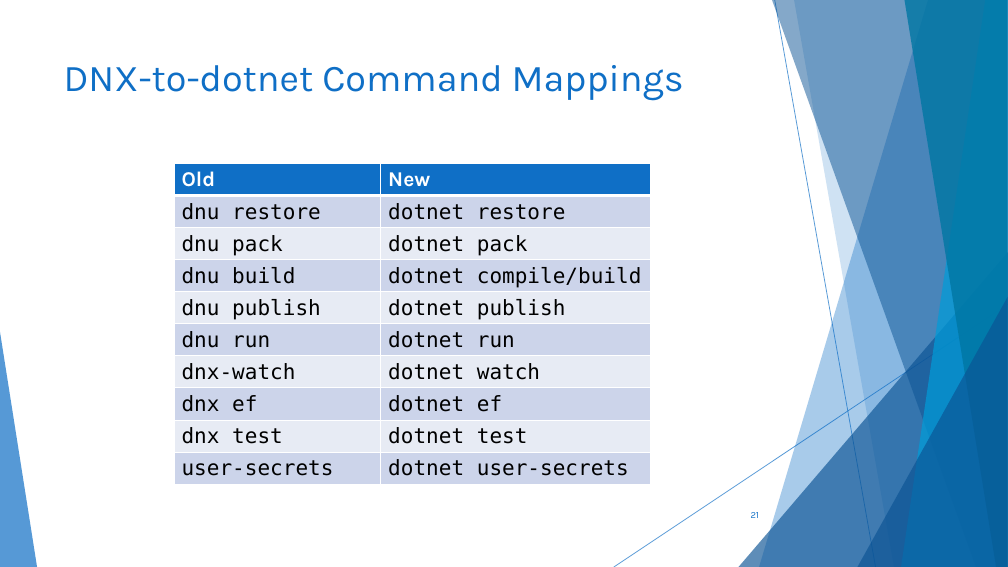
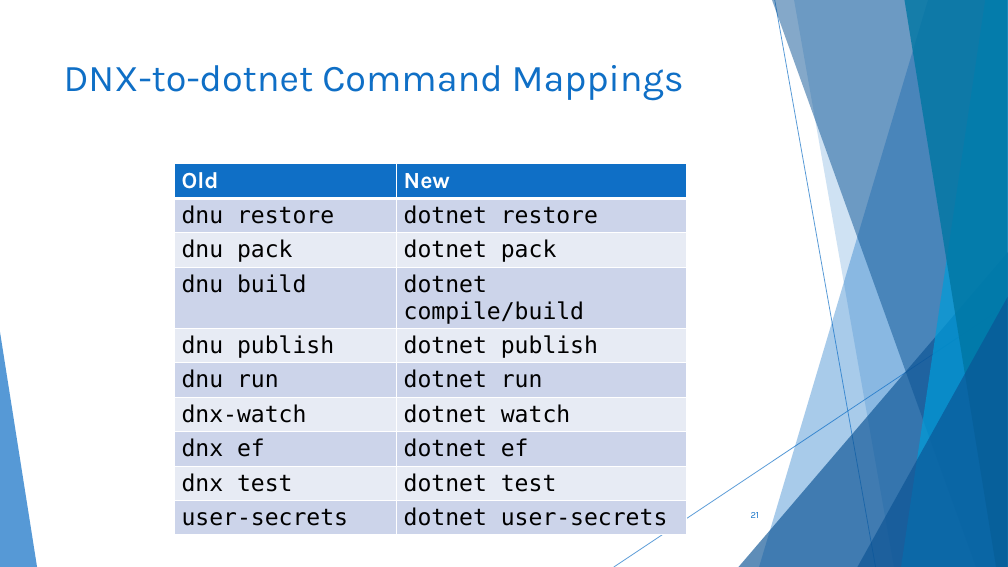
Before and after one commit to scottaddie/slide-decks, a slide deck: slide 21 of Getting Started with ASP.NET Core 1.0 in VS Code - SFLCC.pptx. Drawn at 1008x567 pixels with LibreOffice and Linux fonts; fonts in the diff are those of the drawing. Boxes give left, top, right and bottom in pixels: in the first picture for what was removed or moved away, otherwise in the second. Text is boxed around its words. In the diff, an @@ line names an element or a change of style, - is before the commit and + after.

```diff
--- a/Getting Started with ASP.NET Core 1.0 in VS Code - SFLCC.pptx
+++ b/Getting Started with ASP.NET Core 1.0 in VS Code - SFLCC.pptx
@@ table at (174,163,687,530) @@
@@ size 20 to 22 pt @@
@@ table: place and size @@
-table at (174,163,650,491)
+table at (174,163,687,530)
```
Also in this commit, not shown: 8 other slides changed.
